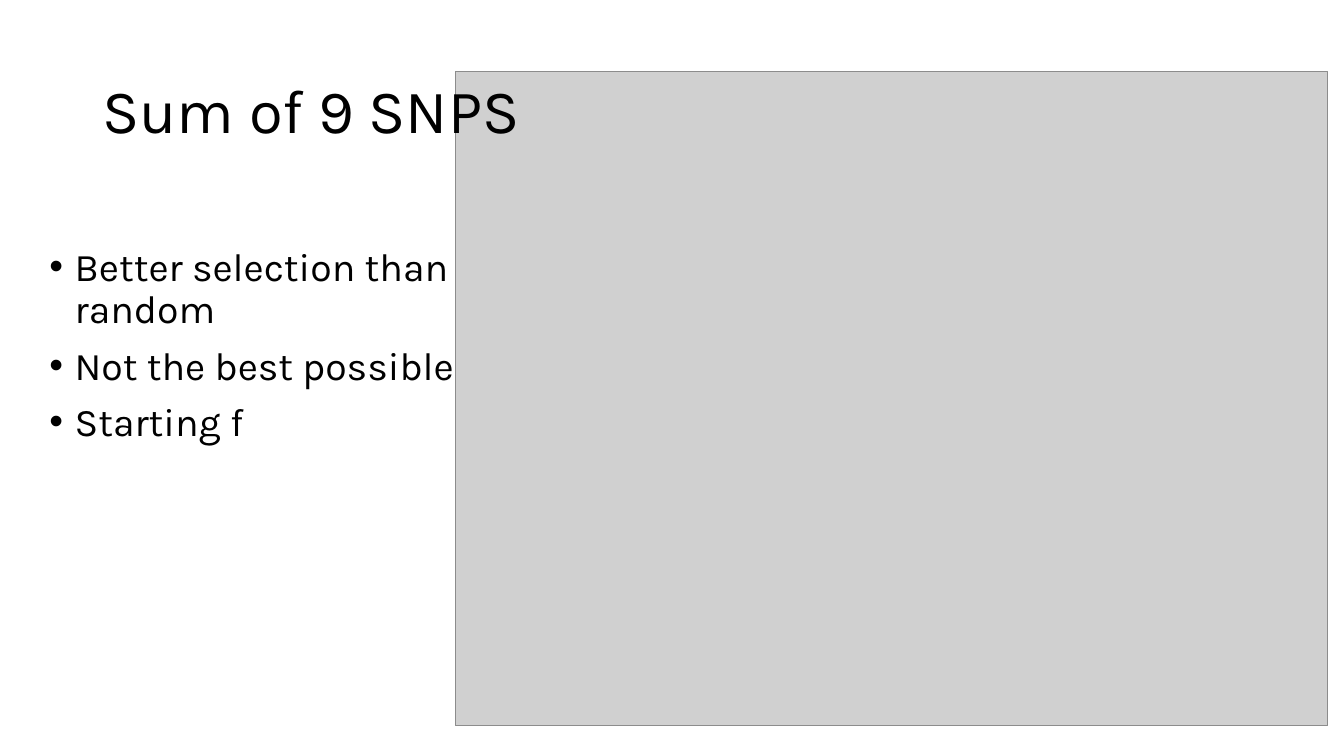
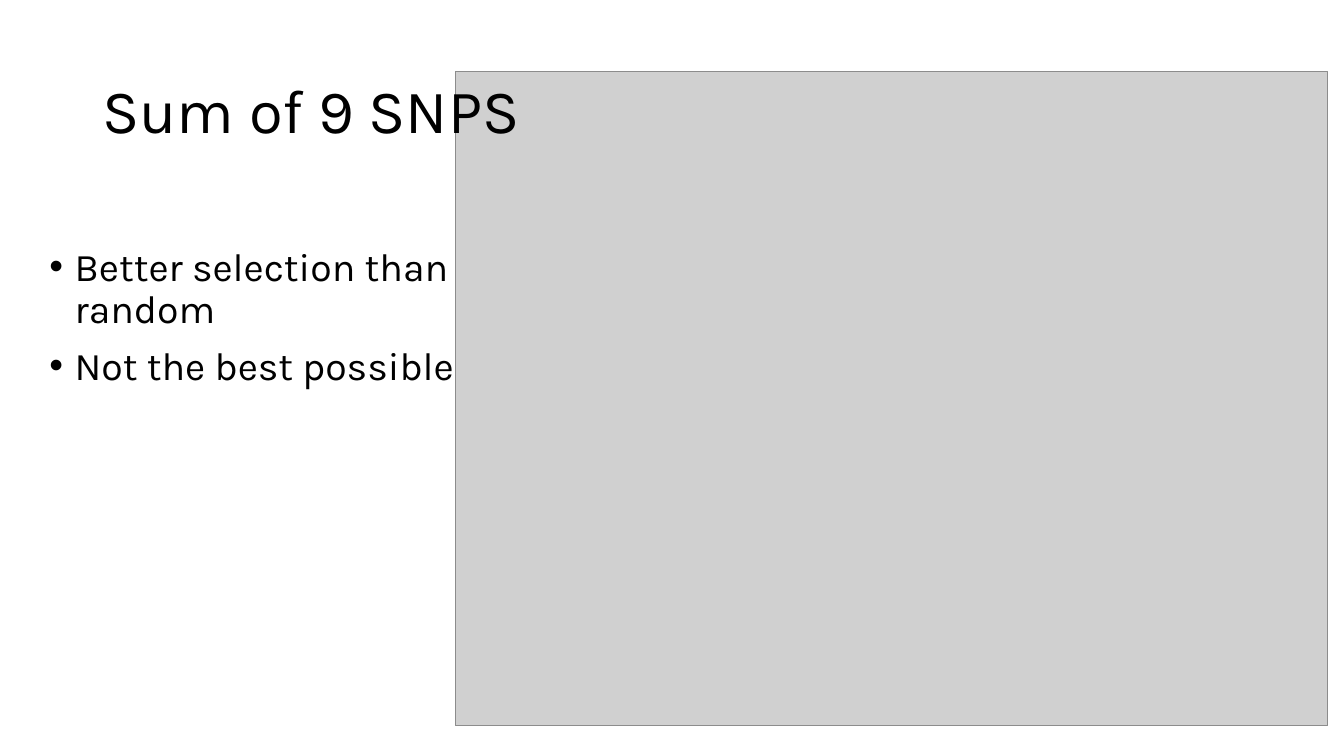
Before and after one commit to us-ja/GWAS_Internship_2025, a slide deck: slide 8 of Documentation/Presentation for Wit.pptx. Drawn at 1344x756 pixels with LibreOffice and Linux fonts; fonts in the diff are those of the drawing; grey boxes stand for pictures. Boxes give left, top, right and bottom in pixels: in the first picture for what was removed or moved away, otherwise in the second. Text is boxed around its words. In the diff, an @@ line names an element or a change of style, - is before the commit and + after.

```diff
--- a/Documentation/Presentation for Wit.pptx
+++ b/Documentation/Presentation for Wit.pptx
@@ text at (x1=75, y1=409, x2=243, y2=446): paragraph removed @@
-• Starting f
```
Also in this commit, not shown: 2 other slides changed.
